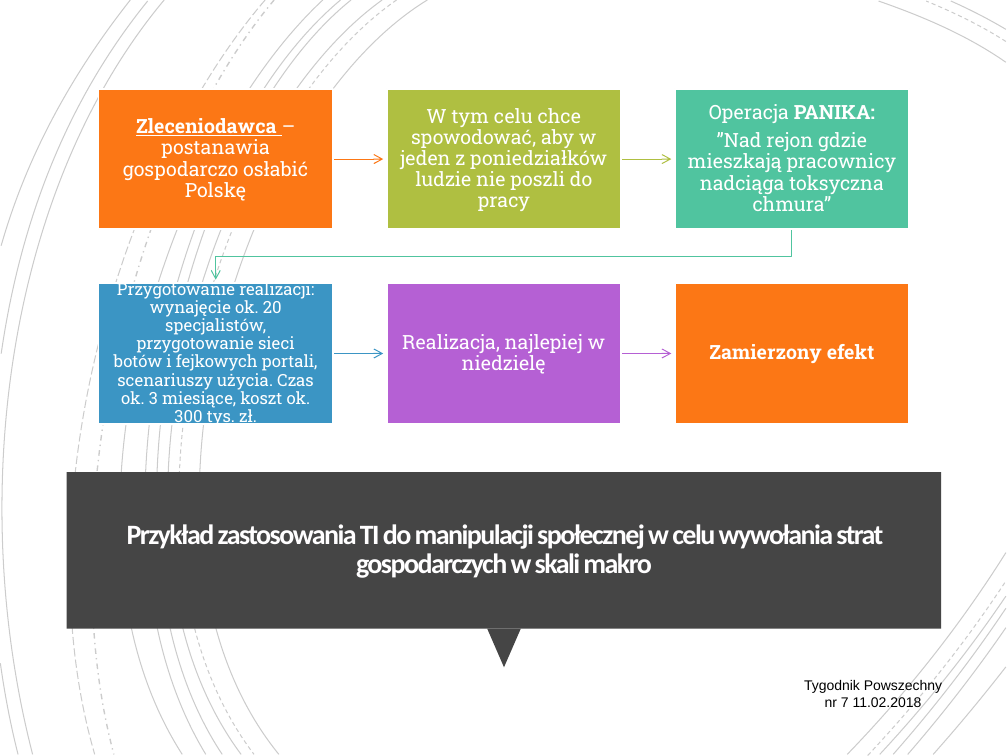
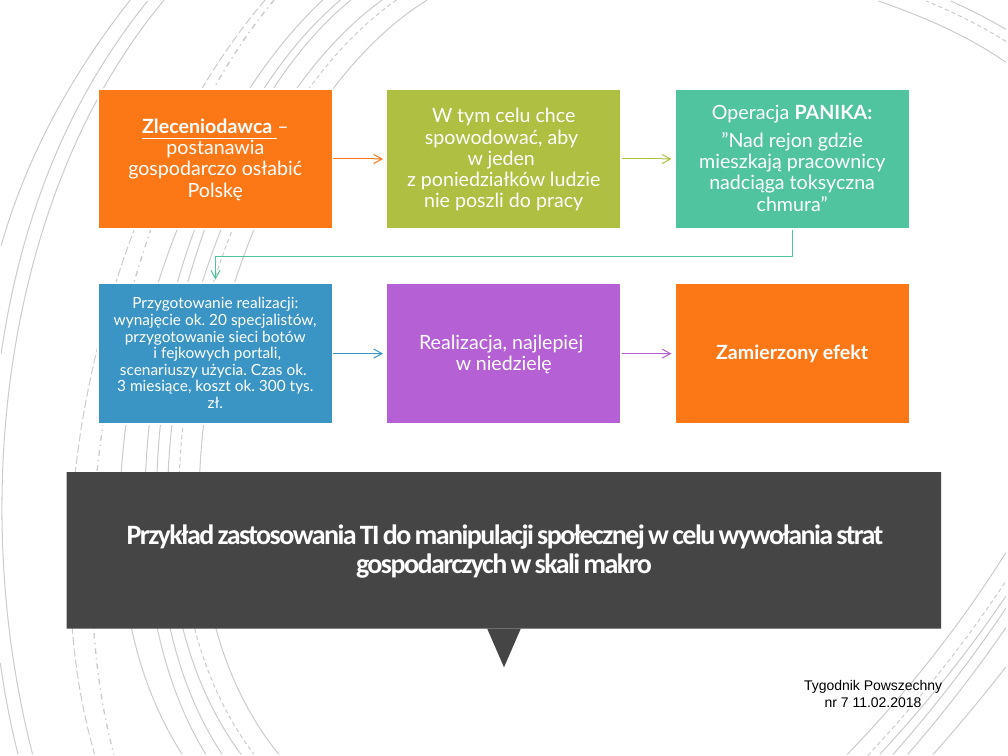
Before and after one commit to blackbat13/cs-lut, a slide deck: slide 8 of Inne/Fake News.pptx. Drawn at 1008x756 pixels with LibreOffice and Linux fonts; fonts in the diff are those of the drawing. Boxes give left, top, right and bottom in pixels: in the first picture for what was removed or moved away, otherwise in the second. Text is boxed around its words. In the diff, an @@ line names an element or a change of style, - is before the commit and + after.

```diff
--- a/Inne/Fake News.pptx
+++ b/Inne/Fake News.pptx
@@ text "Przygotowanie realizacji: wynajęcie ok. 20 ..." at (x1=114, y1=296, x2=317, y2=408): size 12 to 11 pt, font Roboto Slab to Lato @@
@@ font Roboto Slab to Lato in 5 elements at (x1=128, y1=118, x2=302, y2=201), (x1=407, y1=107, x2=600, y2=211), (x1=419, y1=334, x2=583, y2=374), (x1=699, y1=105, x2=886, y2=211), (x1=716, y1=344, x2=868, y2=363) @@
```
Also in this commit, not shown: 26 other slides changed, 7 other files.
